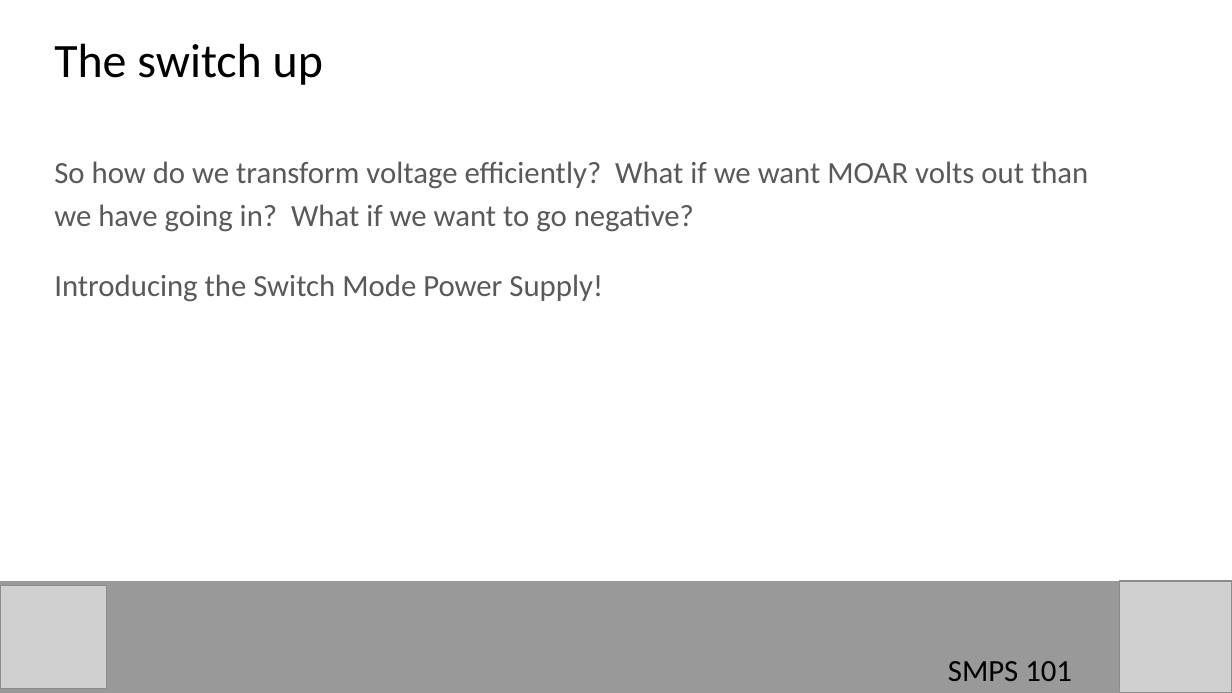
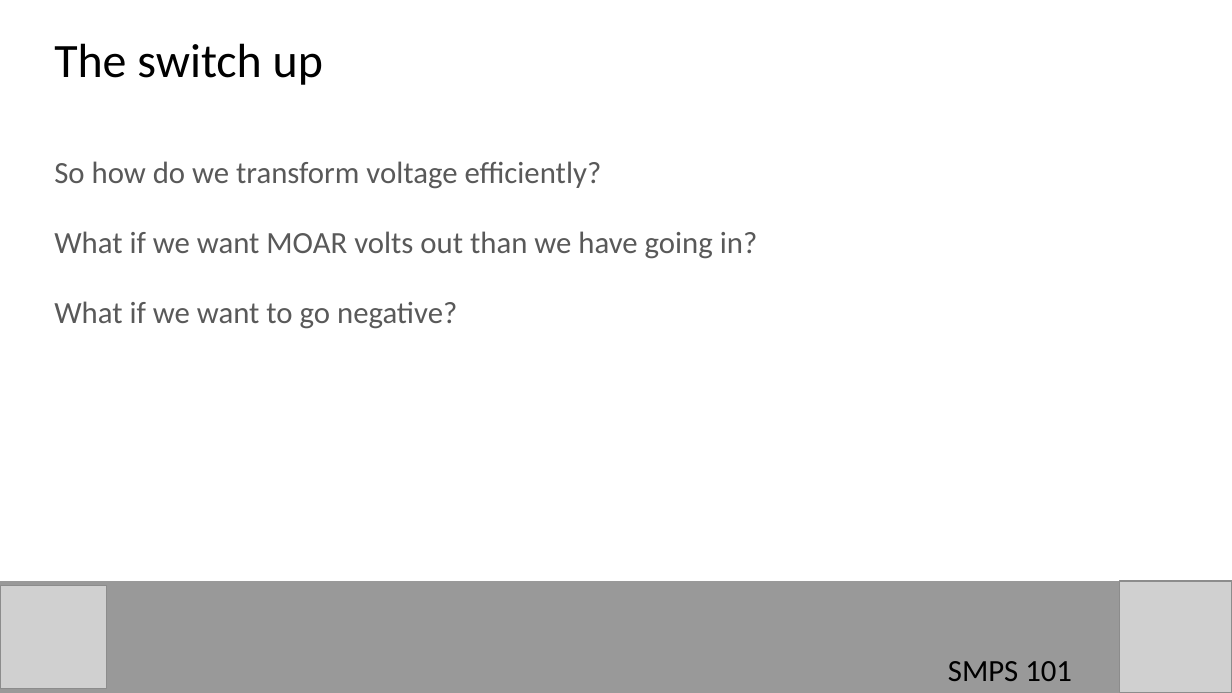
Before and after one commit to hamster/classroom, a slide deck: slide 7 of SMPS/SMPS 101.pptx (slide 6 before the commit). Drawn at 1232x693 pixels with LibreOffice and Linux fonts; fonts in the diff are those of the drawing; grey boxes stand for pictures. Boxes give left, top, right and bottom in pixels: in the first picture for what was removed or moved away, otherwise in the second. Text is boxed around its words. In the diff, an @@ line names an element or a change of style, - is before the commit and + after.

```diff
--- a/SMPS/SMPS 101.pptx
+++ b/SMPS/SMPS 101.pptx
@@ text at (54, 161, 757, 329): text changed @@
-So how do we transform voltage efficiently? What if we want MOAR volts out than we have going in? What if we want to go negative?
-Introducing the Switch Mode Power Supply!
+So how do we transform voltage efficiently?
+What if we want MOAR volts out than we have going in?
+What if we want to go negative?
```
Also in this commit, not shown: 5 other slides changed, 1 slide added, 1 other file.
